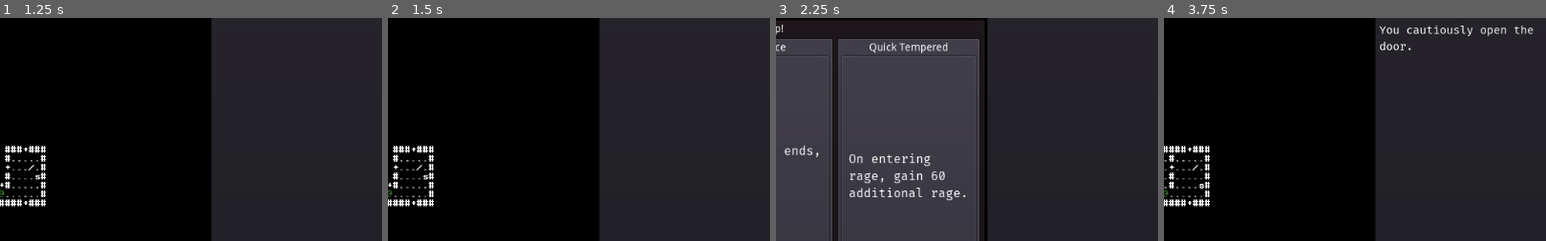
Above: before the commit, frames 1-4 (left to right).
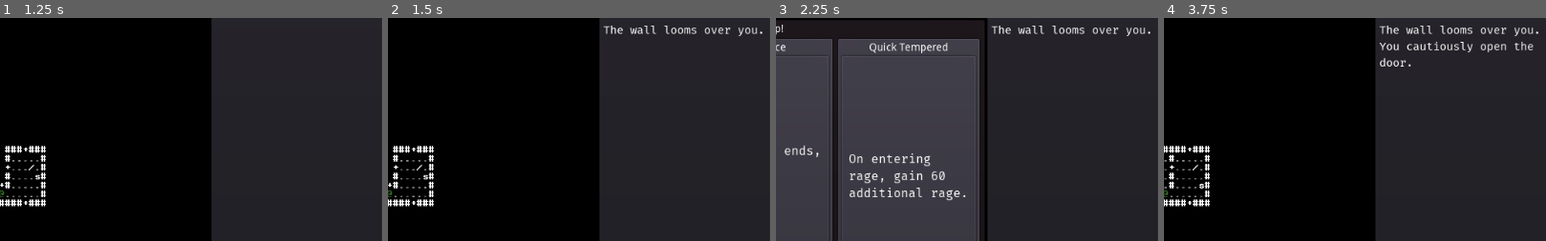
Above: after the commit, the same moments.

Repository: redxaxder/7DRL2022
Game: Godot game, scene res://scenes/root.tscn
Two runs of this game, one before a commit and one after it. Both use one fixed random seed, a clock stepped at 60 frames per second and the inputs below.
Inputs:
- Up to frame 1 (1.25 s): tap Space (action) at 0.5 s; hold Right (right) from 0.53 s (still down); hold . (pass) from 0.53 s (still down)
- Up to frame 2 (1.5 s): tap Space (action) at 1.25, 1.35 s; release Right (right) at 1.28 s; release . (pass) at 1.28 s; hold Down (down) from 1.28 s (still down)
- Up to frame 3 (2.25 s): tap . (pass) at 1.55 s; tap Enter (level_up) at 2 s; release Down (down) at 2.03 s; hold Right (right) from 2.03 s (still down); hold Enter (level_up) from 2.03 s (still down)
- Up to frame 4 (3.75 s): tap . (pass) at 2.3, 3.6 s; release Right (right) at 2.75 s; release Enter (level_up) at 2.75 s; click "Gain 3 additional rage when i…" at 2.75 s; tap Space (action) at 3.5 s; hold Up (up) from 3.53 s (still down)
The pictures show only the part of the screen within x 50-100%, y 10-60%; the shares and areas given below are measured in that part.

Frame 1 is identical in both runs. In frame 2, 0.6% of the frame differs, in the area x 56-98%, y 3-9%; in frame 3, 0.6%; in frame 4, 1.3%, in the area x 56-98%, y 3-22%.

Commit message:
feedback for failed movement. knockback refactor

Diff:
--- a/lib/actor.gd
+++ b/lib/actor.gd
@@ -15,21 +15,7 @@
 var speed: int = 3
 var label: String = ""
 var door: bool = false
-var knight: bool = false
-
-func try_move(i,j) -> bool:
-	var pos = Vector2(i,j)
-	var blockers = locationService.lookup(pos, constants.BLOCKER)
-	if terrain.at(i,j) == '#':
-		return false
-	elif blockers.size() > 0:
-		return false
-	else:
-		set_pos(pos)
-		if player:
-			terrain.update_dijkstra_map([pos])
-		position = self.SCREEN.dungeon_to_screen(pos.x ,pos.y)
-		return true
+var blocking: bool = false
 
 func get_pos(default = null) -> Vector2:
 	return locationService.lookup_backward(self, default)
@@ -47,27 +33,41 @@
 	emit_signal(constants.KILLED_BY_PC, label)
 	queue_free()
 
-func knockback(dir: Vector2, distance: int = -1):
-	var pos = get_pos()
-	var i: int = pos.x + dir.x
-	var j: int = pos.y + dir.y
-	var mobs_at = locationService.lookup(Vector2(i, j), constants.MOBS)
-	var obstacles_at = locationService.lookup(Vector2(i, j), constants.BLOCKER)
-	for m in mobs_at:
-		if m.knight and m.blocking:
-			m.knockback(dir)
+func knockback(dir: Vector2, distance: int = 1000000, power = 1):
+	var landed = get_pos()
+	var next
+	var collision = false
+	while distance > 0 && power > 0:
+		distance -= 1
+		next = landed + dir
+		if terrain.atv(next) == '#':
+			combatLog.say("The {0} collides with the wall.".format([self.label]))
+			collision = true
+			break
+		var blockers = locationService.lookup(next, constants.BLOCKER)
+		if blockers.size() > 0:
+			combatLog.say("The {0} collides with the {1}.".format([self.label, blockers[0].label]))
+			collision = true
+			for b in blockers:
+				power -= 1
+				if b.blocking:
+					combatLog.say("The {0} goes flying!".format([blockers[0].label]))
+					b.knockback(dir, distance)
+					break
+				elif b.player:
+					b.injure()
+				else:
+					b.die(dir)
+		landed = next
+	set_pos(landed)
+	if collision:
+		if self.blocking:
+			pass
+		elif self.player:
+			self.pc.injure()
 		else:
-			m.die(dir)
-	if mobs_at.size() > 0 or obstacles_at.size() > 0:
-		if not (self.knight and self.blocking):
-			if not self.player:
-				self.die(dir)
-		else:
-			return
-	if try_move(i, j) and abs(distance) > 0:
-		knockback(dir, distance - 1)
-	elif self.player:
-		self.pc.injure()
+			self.die(dir)
+	update()
 
 func _draw() -> void:
 	var pos = get_pos()
--- a/scenes/run.gd
+++ b/scenes/run.gd
@@ -75,7 +75,7 @@
 			acted = pc.try_kick_furniture(dir)
 		if dir >= 0 && !acted:
 			var p = pc.get_pos() + DIR.dir_to_vec(dir)
-			acted = pc.try_move(p.x,p.y)
+			acted = pc.try_move(dir)
 			if acted:
 				var items = locationService.lookup(p, constants.PICKUPS)
 				if items.size() > 0:
--- a/sprites/knight.gd
+++ b/sprites/knight.gd
@@ -3,12 +3,10 @@
 const block_cooldown: int = 1
 var cur_block_cooldown: int = 0
 const max_block_chance: float = 0.25
-var blocking = false
 const block_duration: int = 2
 var cur_block_duration: int = 0
 
 func _ready():
-	self.knight = true
 	label = "knight"
 	._ready()
 
--- a/sprites/pc.gd
+++ b/sprites/pc.gd
@@ -77,7 +77,7 @@
 		debuffs[d] = max(0, debuffs[d] - 1)
 	if rage > 0:
 		rage -= rage_decay
-		rage = max(rage,0)
+		rage = max(rage,int(0))
 		rage_decay = 1 + fatigue / 40
 		if rage == 0: # we left rage!
 			experience_gain_rate = base_experience_gain_rate
@@ -117,6 +117,26 @@
 			acted = t.nudge(dir)
 	return acted
 
+func try_move(dir) -> bool:
+	var pos = get_pos() + DIR.dir_to_vec(dir)
+	var mobs = locationService.lookup(pos, constants.MOBS)
+	if mobs.size() > 0 && fatigue > 0 && rage == 0:
+		combatLog.say("You are too exhausted to fight.")
+		return false
+	var blockers = locationService.lookup(pos, constants.BLOCKER)
+	if terrain.atv(pos) == '#':
+		if rage > 0:
+			combatLog.say("The wall blocks your path.")
+		else:
+			combatLog.say("The wall looms over you.")
+		return false
+	elif blockers.size() > 0:
+		return false
+	else:
+		set_pos(pos)
+		terrain.update_dijkstra_map([pos])
+		update()
+		return true
 
 func pick_up(p: Pickup, l: Vector2):
 	if debuffs.has(self.constants.FUMBLE) and debuffs[self.constants.FUMBLE] > 0:
Not shown: 1 places in scenes/root.tscn that only renumber resources
Not shown, changed: notes.md
